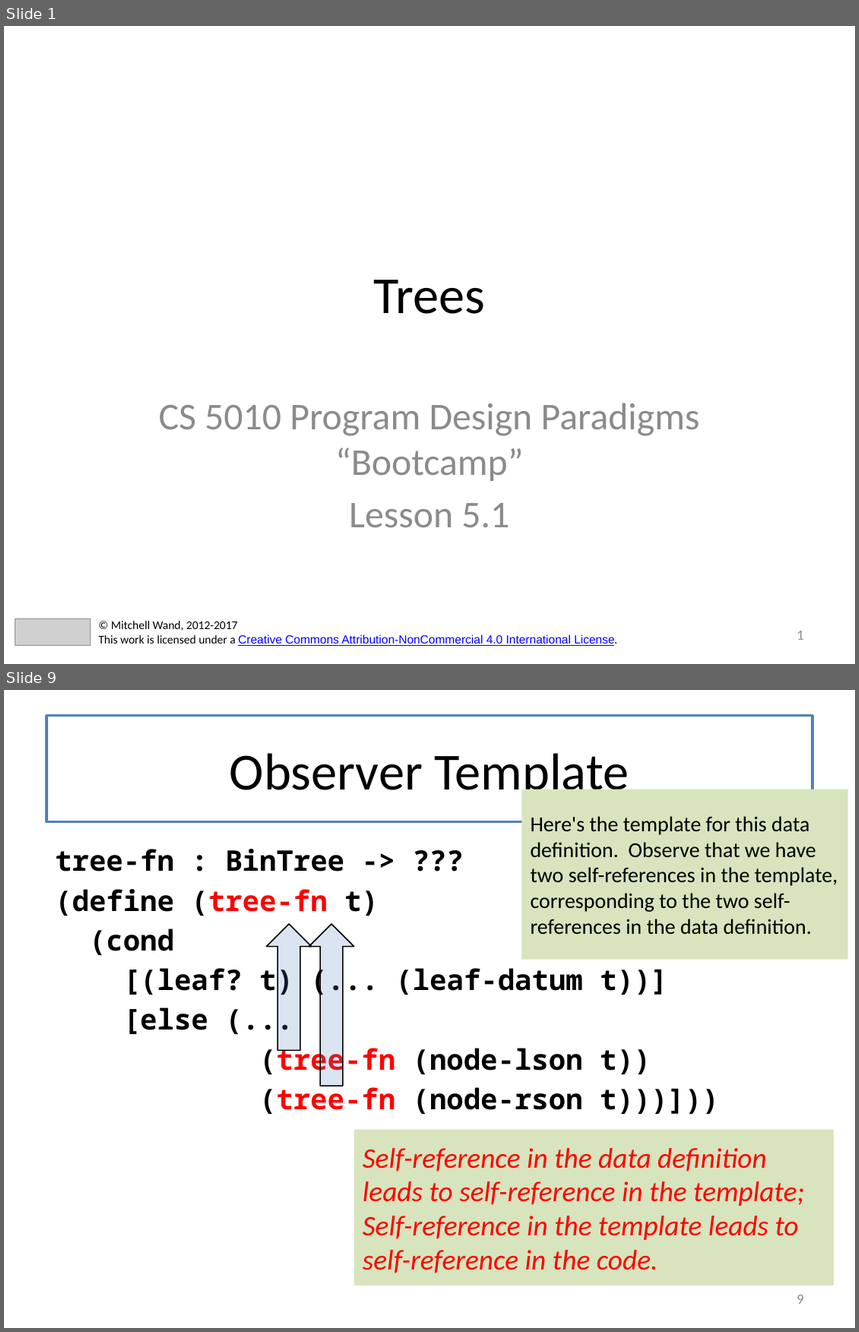
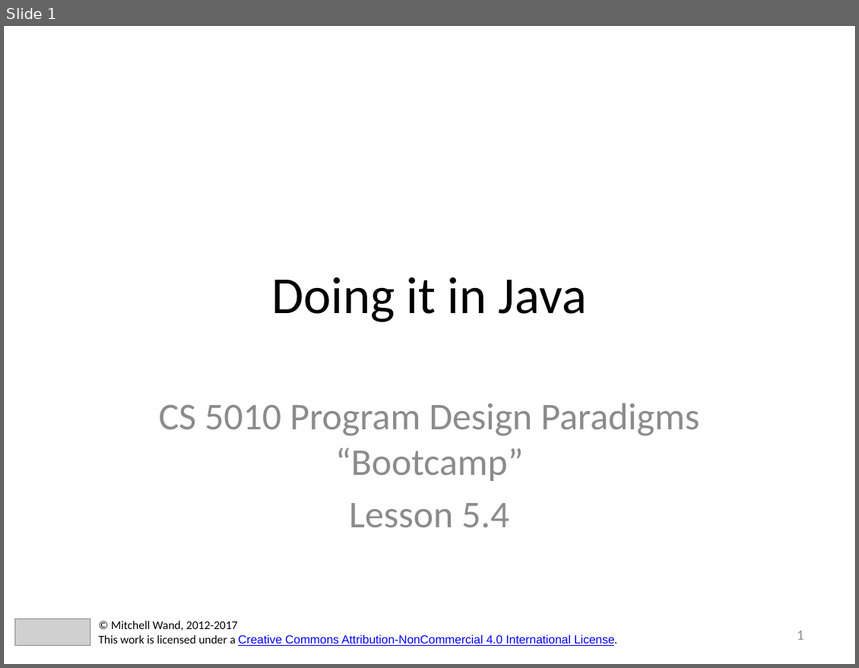
Before and after one commit to mwand/cs5010f17, a slide deck: Slides/Lesson 5.4 Doing It In Java.pptx. Shown one above the other, each under a label of ours: slides 1 and 9 before the commit, slide 1 after it; the slides between them are not shown. The pictures are 859x1332 and 859x668 pixels, drawn with LibreOffice and Linux fonts; fonts in the diff are those of the drawing; grey boxes stand for pictures. Boxes give left, top, right and bottom in pixels: in the first picture for what was removed or moved away, otherwise in the second. Text is boxed around its words. In the diff, an @@ line names an element or a change of style, - is before the commit and + after.

```diff
--- a/Slides/Lesson 5.4 Doing It In Java.pptx
+++ b/Slides/Lesson 5.4 Doing It In Java.pptx
@@ slide 9 removed at (4,690,855,1328), background #FFFFFF @@
@@ title removed at (47,716,813,822) @@
-Observer Template
@@ rectangle removed at (522,790,848,960) @@
-Here's the template for this data definition. Observe that we have two self-references in the template, corresponding to the two self-references in the data definition.
@@ text removed at (55,849,719,1115) @@
-tree-fn : BinTree -> ???
-(define (tree-fn t)
-(cond
-[(leaf? t) (... (leaf-datum t))]
-[else (...
-(tree-fn (node-lson t))
-(tree-fn (node-rson t)))]))
@@ up arrow removed at (266,924,311,1051) @@
@@ up arrow removed at (309,924,354,1086) @@
@@ rectangle removed at (354,1130,834,1286) @@
-Self-reference in the data definition leads to self-reference in the template;
-Self-reference in the template leads to self-reference in the code.
@@ page number removed at (797,1295,804,1304) @@
-9
@@ slide 1 changed as well @@
@@ title at (272,278,587,322): text changed @@
-Trees
+Doing it in Java
@@ subtitle at (349,503,509,528): text changed @@
-Lesson 5.1
+Lesson 5.4
```
Also in this commit, not shown: 1 other slide changed, 143 other slides removed, 17 other files.
